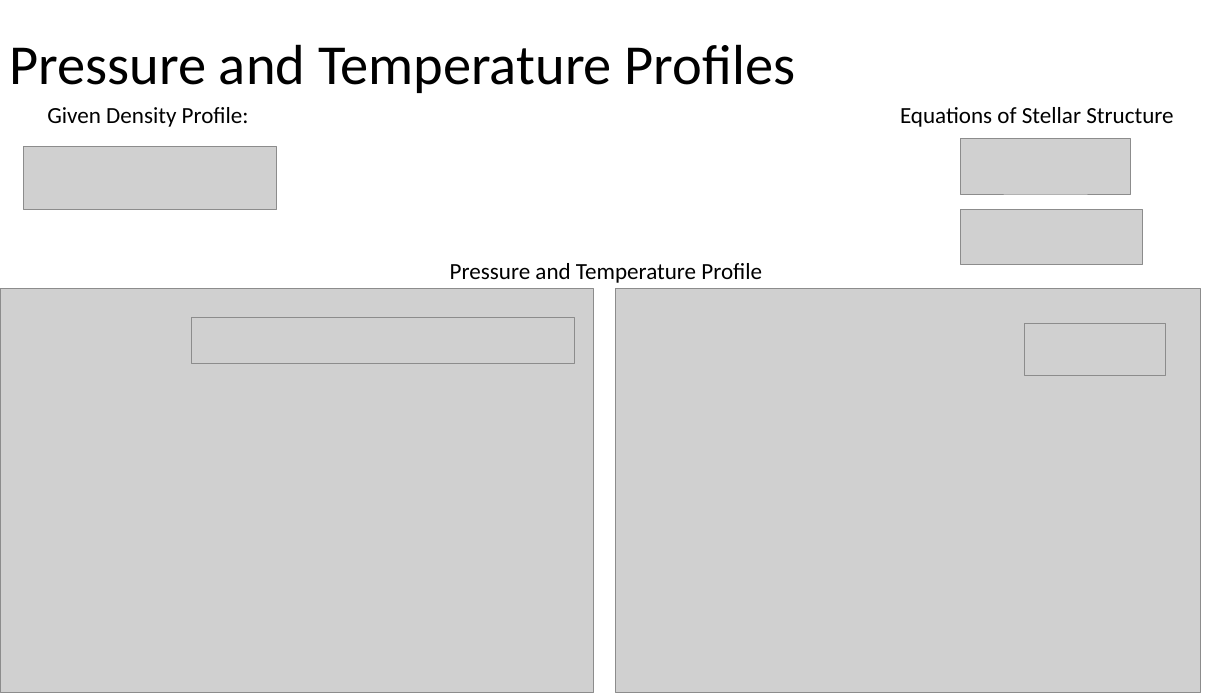
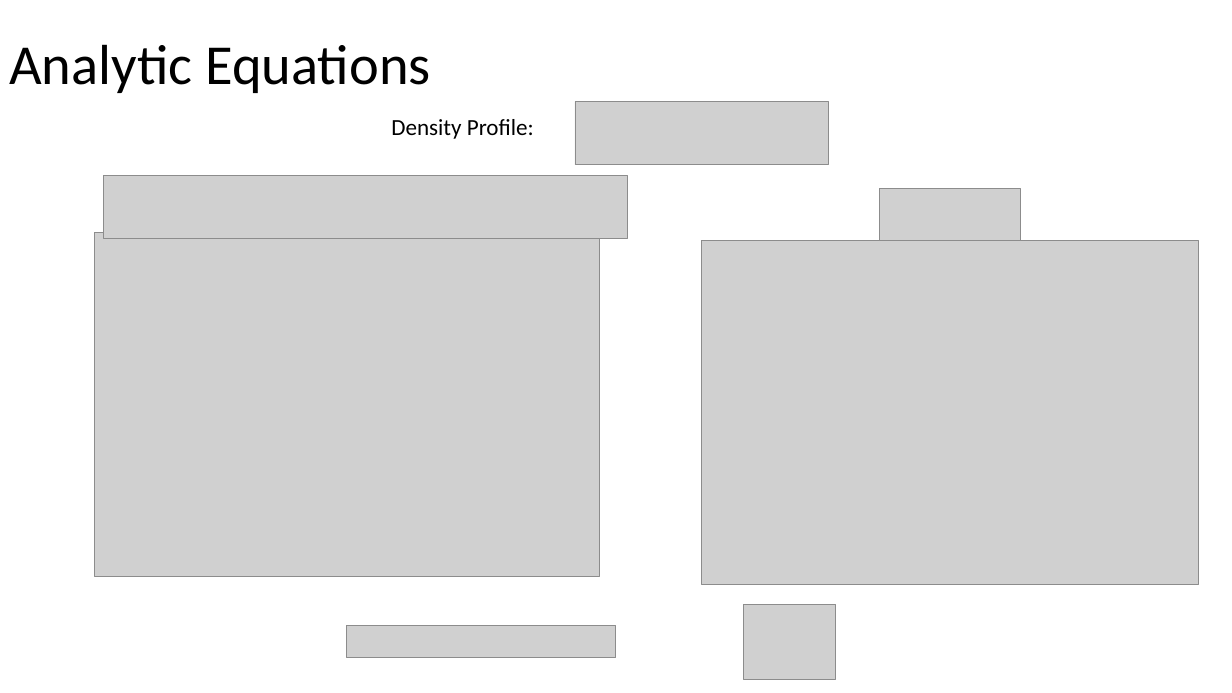
Before and after one commit to aash7871/PHYS-3210, a slide deck: slide 4 of Project/presentation.pptx. Drawn at 1232x693 pixels with LibreOffice and Linux fonts; fonts in the diff are those of the drawing; grey boxes stand for pictures. Boxes give left, top, right and bottom in pixels: in the first picture for what was removed or moved away, otherwise in the second. Text is boxed around its words. In the diff, an @@ line names an element or a change of style, - is before the commit and + after.

```diff
--- a/Project/presentation.pptx
+++ b/Project/presentation.pptx
@@ title at bbox=[9, 44, 430, 93]: text changed @@
-Pressure and Temperature Profiles
+Analytic Equations
@@ text at bbox=[391, 119, 534, 139]: text changed @@
-Given Density Profile:
+Density Profile:
@@ picture: place and size @@
-picture at bbox=[23, 147, 276, 210]
+picture at bbox=[575, 102, 828, 165]
@@ text removed at bbox=[900, 107, 1173, 127] @@
-Equations of Stellar Structure
@@ picture removed at bbox=[961, 139, 1131, 194] @@
@@ picture: place and size @@
-picture at bbox=[192, 317, 575, 363]
+picture at bbox=[104, 175, 628, 238]
@@ picture: place and size @@
-picture at bbox=[1024, 323, 1165, 375]
+picture at bbox=[880, 189, 1021, 240]
@@ picture: place and size @@
-picture at bbox=[0, 289, 593, 693]
+picture at bbox=[95, 233, 600, 577]
@@ picture removed at bbox=[961, 210, 1142, 265] @@
@@ text removed at bbox=[450, 263, 762, 283] @@
-Pressure and Temperature Profile
@@ picture: place and size @@
-picture at bbox=[616, 289, 1202, 693]
+picture at bbox=[701, 240, 1199, 584]
@@ picture added at bbox=[347, 626, 616, 659] @@
@@ picture added at bbox=[744, 604, 836, 679] @@
```
Also in this commit, not shown: 4 other slides changed, 3 slides added, 1 slide removed, 9 other files.
